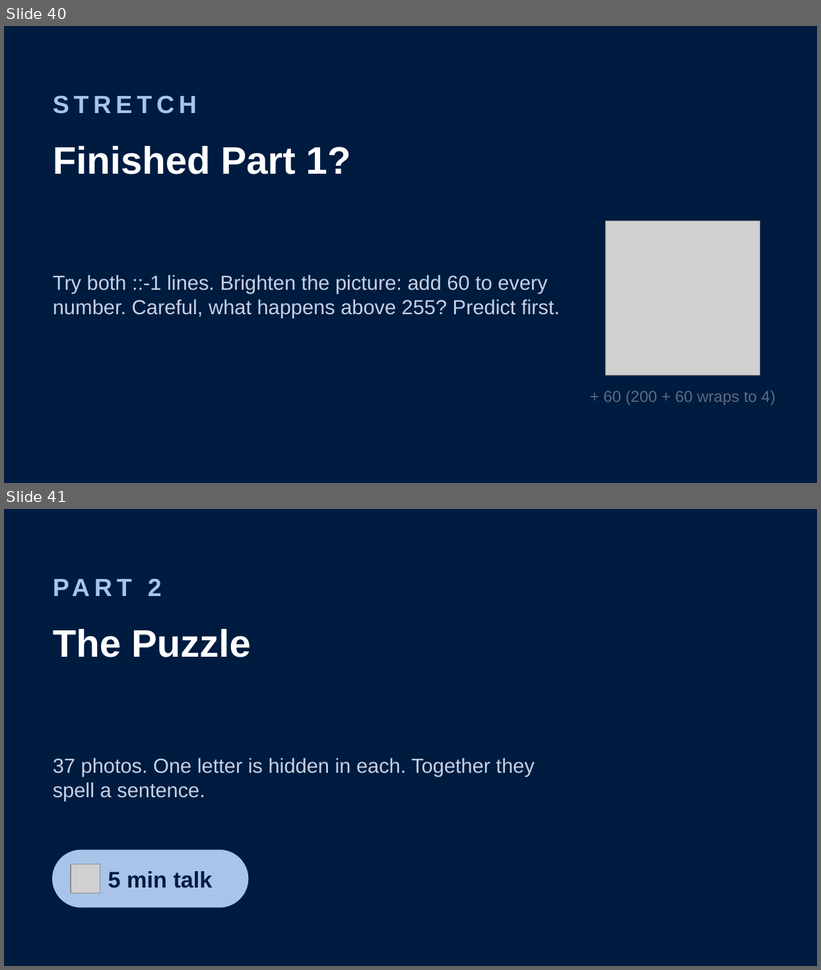
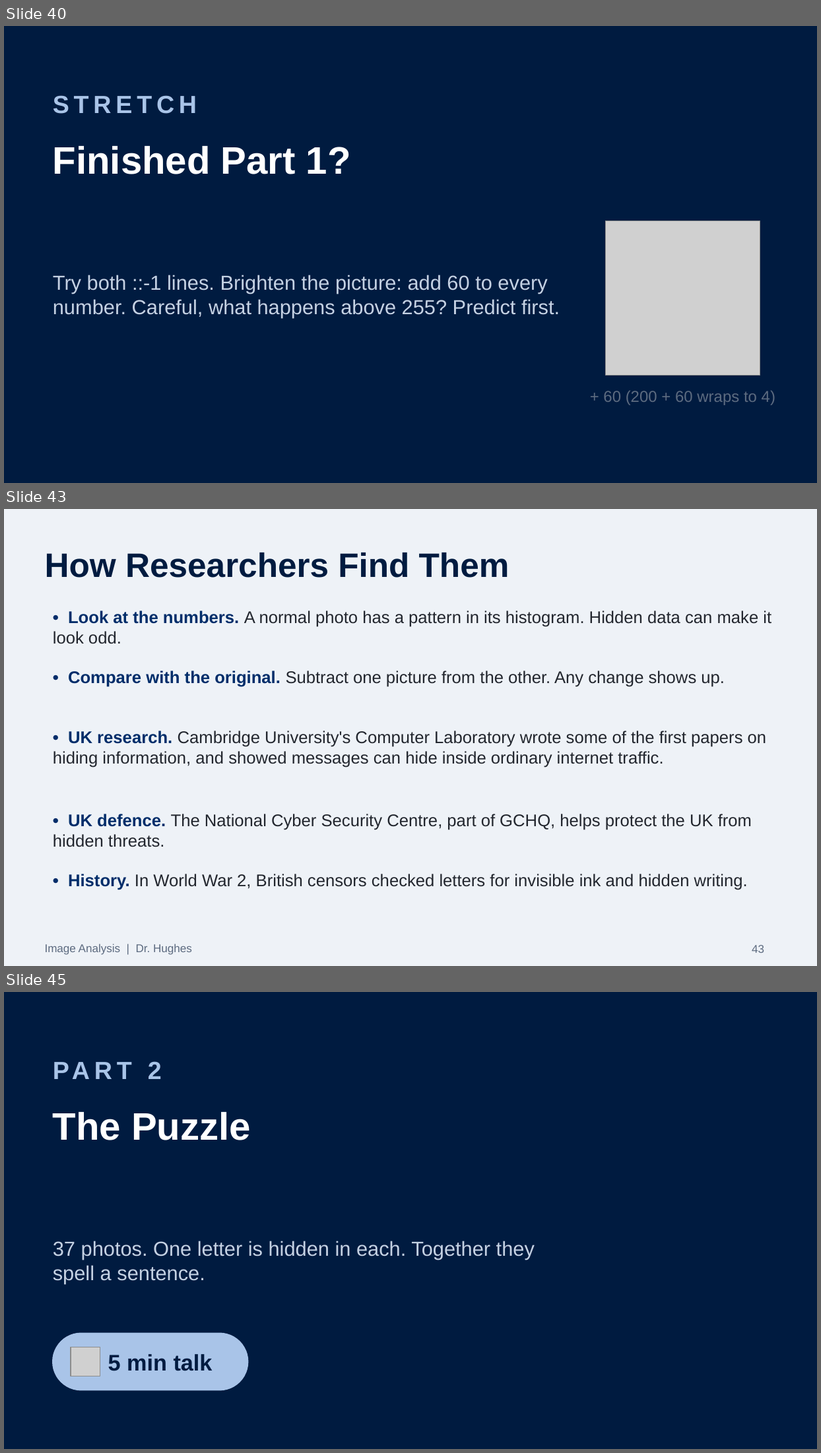
Before and after one commit to Dr-Hughes/Dr-Hughes.github.io, a slide deck: static/teaching/a-level-y12-13-image-analysis-image-analysis-challenge/image-analysis-problem.pptx. Shown one above the other, each under a label of ours: slides 40 and 41 before the commit, slides 40, 43 and 45 after it; the slides between them are not shown. The pictures are 821x970 and 821x1453 pixels, drawn with LibreOffice and Linux fonts; fonts in the diff are those of the drawing; grey boxes stand for pictures. Boxes give left, top, right and bottom in pixels: in the first picture for what was removed or moved away, otherwise in the second. Text is boxed around its words. In the diff, an @@ line names an element or a change of style, - is before the commit and + after.

Commit message:
Update Cryptography and Image Analysis lesson downloads: new slides, booklets, Word versions and student zips

```diff
--- a/static/teaching/a-level-y12-13-image-analysis-image-analysis-challenge/image-analysis-problem.pptx
+++ b/static/teaching/a-level-y12-13-image-analysis-image-analysis-challenge/image-analysis-problem.pptx
@@ slide 43 added at (4,509,817,966), background #EEF2F7 @@
@@ title added at (45,552,510,578), 30 pt, text #001B40, bold @@
+How Researchers Find Them
@@ text added at (53,611,772,644), 15 pt, text #22262E @@
+• Look at the numbers. A normal photo has a pattern in its histogram. Hidden data can make it look odd.
@@ text added at (68,671,725,687), 15 pt, text #22262E @@
+• Compare with the original. Subtract one picture from the other. Any change shows up.
@@ text added at (53,731,767,768), 15 pt, text #22262E @@
+• UK research. Cambridge University's Computer Laboratory wrote some of the first papers on hiding information, and showed messages can hide inside ordinary internet traffic.
@@ text added at (53,814,752,848), 15 pt, text #22262E @@
+• UK defence. The National Cyber Security Centre, part of GCHQ, helps protect the UK from hidden threats.
@@ text added at (68,874,748,890), 15 pt, text #22262E @@
+• History. In World War 2, British censors checked letters for invisible ink and hidden writing.
@@ text added at (45,944,192,955), 10 pt, text #5D6B80 @@
+Image Analysis | Dr. Hughes
@@ page number added at (752,945,764,953), 10 pt, text #5D6B80 @@
+43
@@ what was slide 41 is now slide 45 @@
```
Also in this commit, not shown: 2 slides changed, 3 other slides added, 11 other files.
